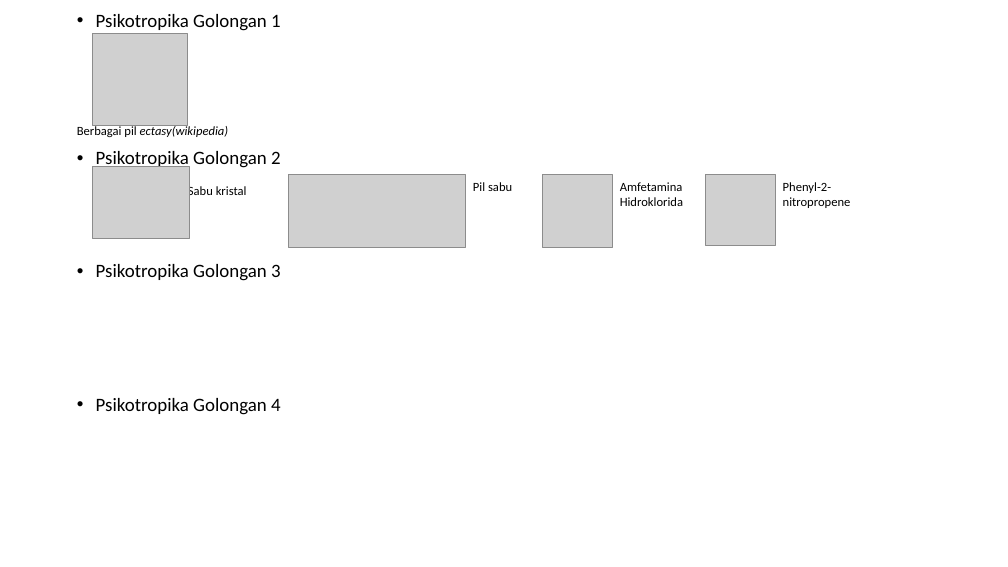
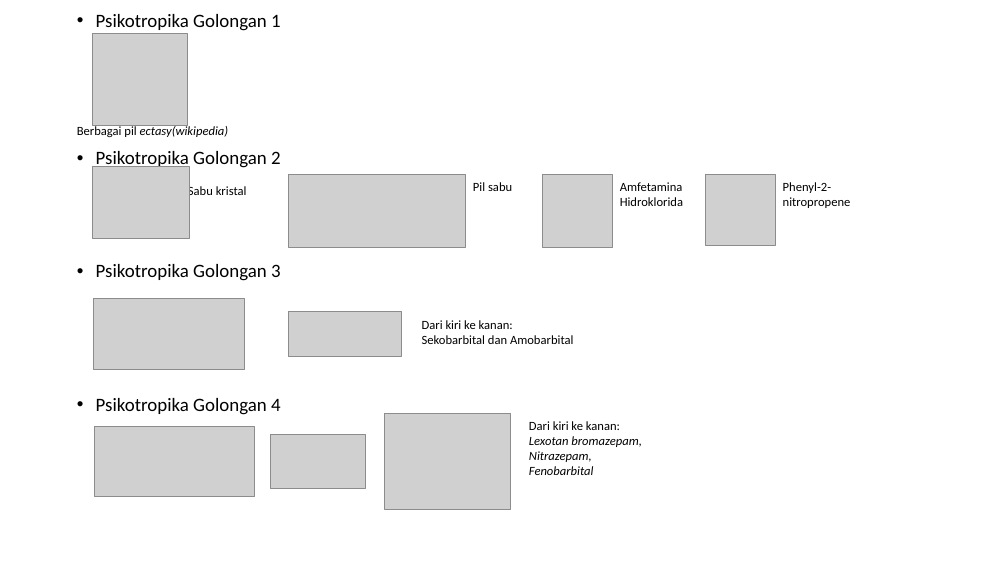
Before and after one commit to Galang23/galang23.github.io, a slide deck: slide 9 of tugas-sekolah/olahraga/NAPZA.pptx. Drawn at 1008x567 pixels with LibreOffice and Linux fonts; fonts in the diff are those of the drawing; grey boxes stand for pictures. Boxes give left, top, right and bottom in pixels: in the first picture for what was removed or moved away, otherwise in the second. Text is boxed around its words. In the diff, an @@ line names an element or a change of style, - is before the commit and + after.

```diff
--- a/tugas-sekolah/olahraga/NAPZA.pptx
+++ b/tugas-sekolah/olahraga/NAPZA.pptx
@@ picture added at (x1=94, y1=299, x2=245, y2=369) @@
@@ picture added at (x1=288, y1=311, x2=402, y2=356) @@
@@ text added at (x1=422, y1=320, x2=573, y2=344), 12 pt, text #000000 @@
+Dari kiri ke kanan:
+Sekobarbital dan Amobarbital
@@ picture added at (x1=385, y1=414, x2=511, y2=509) @@
@@ picture added at (x1=94, y1=426, x2=254, y2=497) @@
@@ picture added at (x1=271, y1=435, x2=366, y2=488) @@
@@ text added at (x1=529, y1=421, x2=641, y2=475), 12 pt, text #000000, italic @@
+Dari kiri ke kanan:
+Lexotan bromazepam, Nitrazepam, Fenobarbital
```
Also in this commit, not shown: 10 other files.
